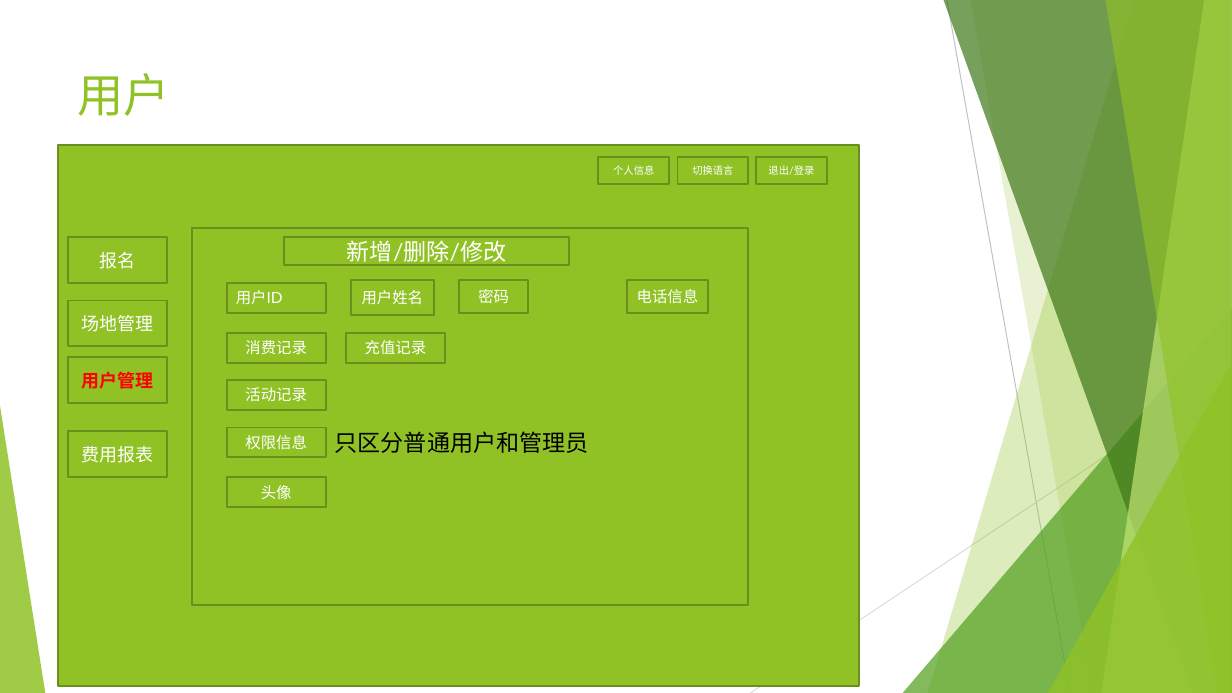
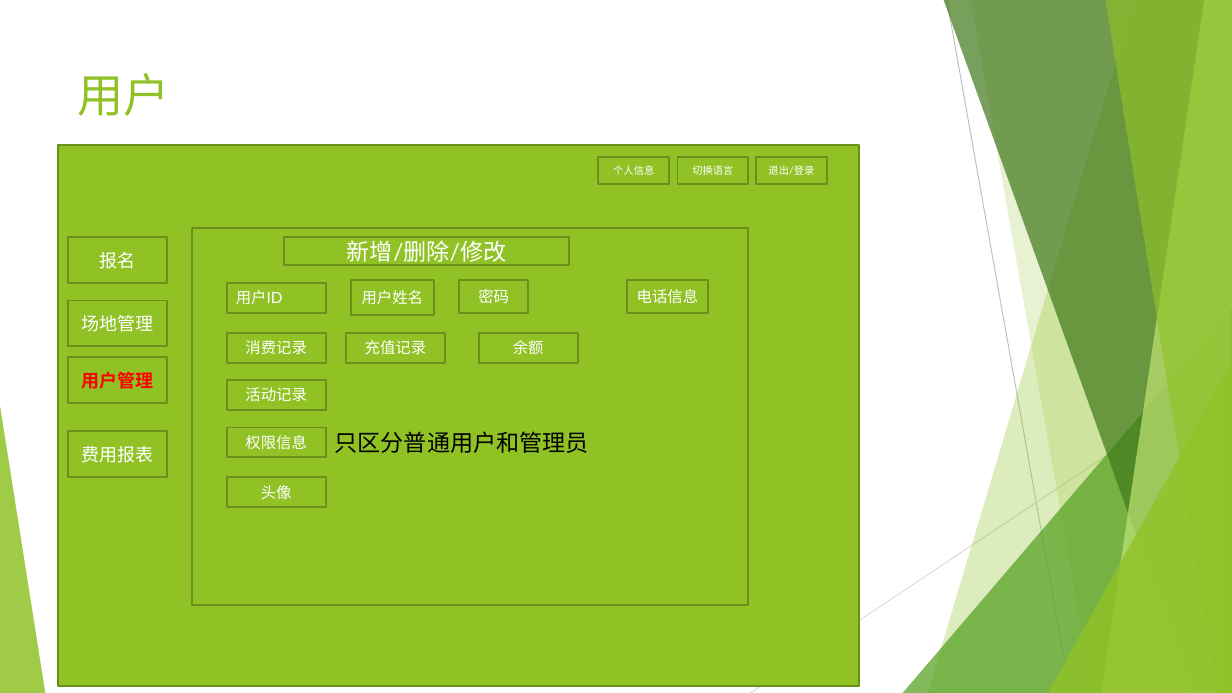
Before and after one commit to xiejieyi-bear/interest_group, a slide deck: slide 6 of doc/兴趣小组管理设计稿.pptx. Drawn at 1232x693 pixels with LibreOffice and Linux fonts; fonts in the diff are those of the drawing. Boxes give left, top, right and bottom in pixels: in the first picture for what was removed or moved away, otherwise in the second. Text is boxed around its words. In the diff, an @@ line names an element or a change of style, - is before the commit and + after.

```diff
--- a/doc/兴趣小组管理设计稿.pptx
+++ b/doc/兴趣小组管理设计稿.pptx
@@ rectangle added at box(479, 333, 578, 362), fill #90C226, outline #6B901C 1.5 pt, 12 pt, text #FFFFFF @@
+余额
```
Also in this commit, not shown: 2 other slides changed, 2 slides added, 11 other files.
